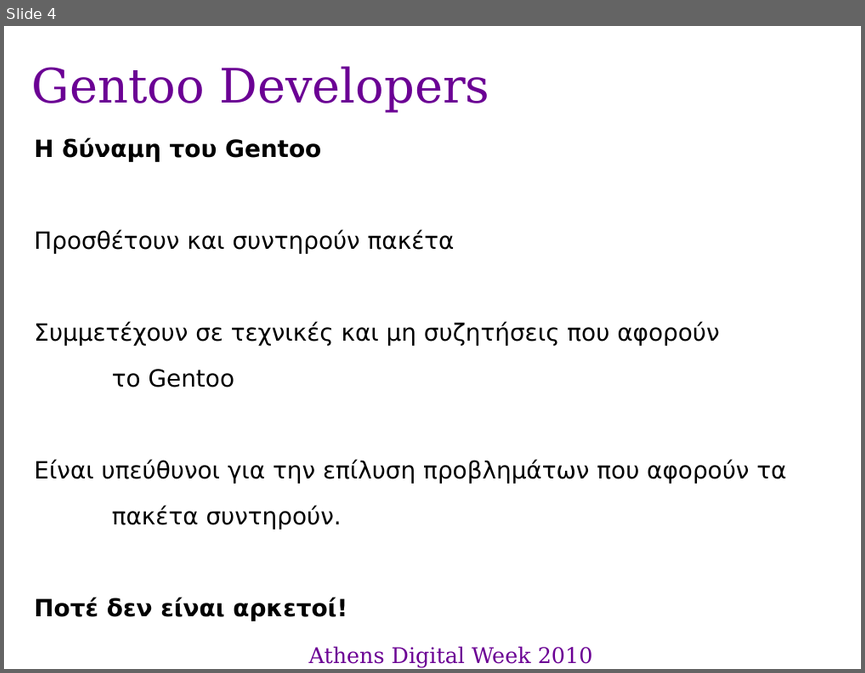
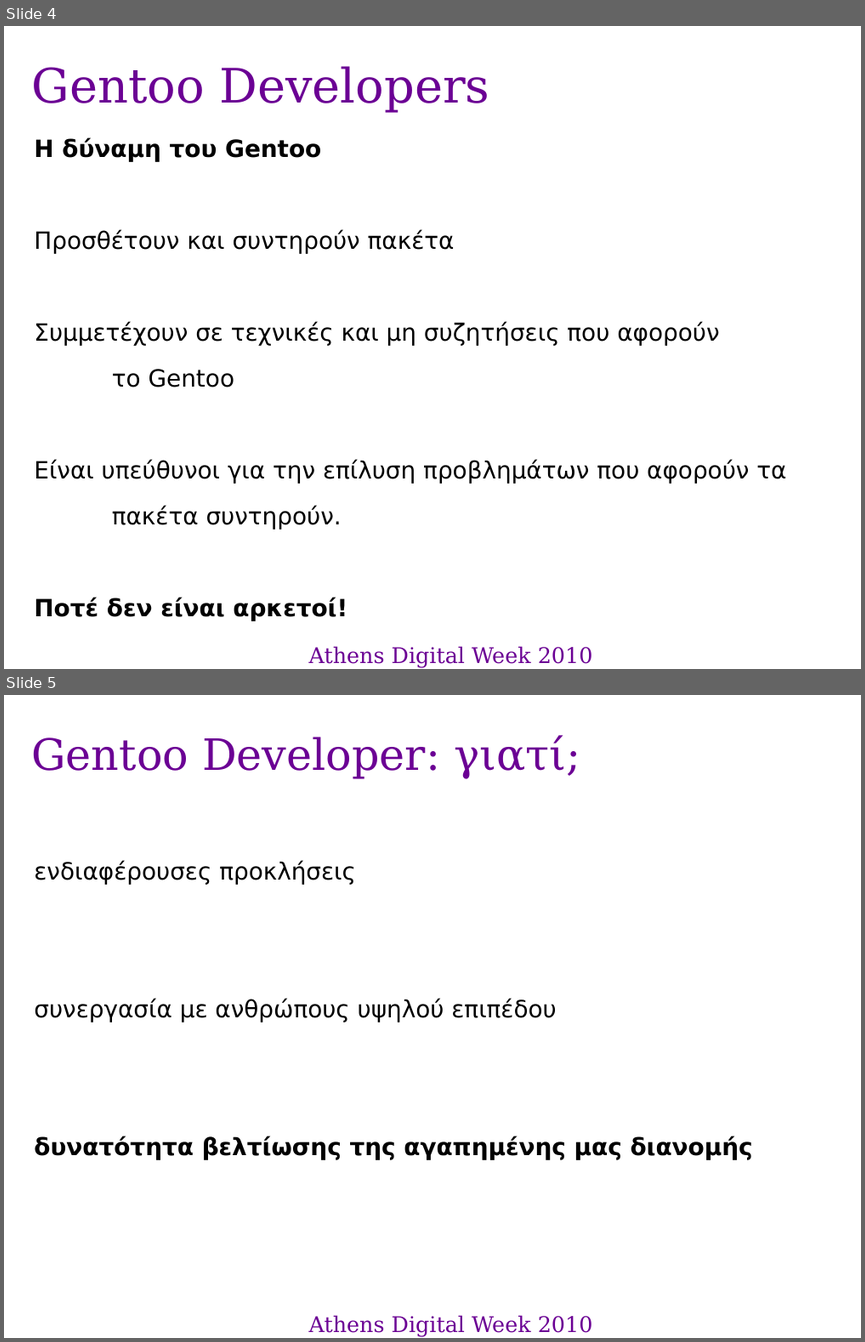
Before and after one commit to gentoo-el/presentations, a slide deck: adw_2010.odp. Shown one above the other, each under a label of ours: slide 4 before the commit, slides 4 and 5 after it. The pictures are 865x673 and 865x1342 pixels, drawn with LibreOffice and Linux fonts; fonts in the diff are those of the drawing; background and template pictures are left out. Boxes give left, top, right and bottom in pixels: in the first picture for what was removed or moved away, otherwise in the second. Text is boxed around its words. In the diff, an @@ line names an element or a change of style, - is before the commit and + after.

```diff
--- a/adw_2010.odp
+++ b/adw_2010.odp
@@ slide 5 added at bbox=[4, 695, 861, 1338], background picture (left out) @@
@@ title added at bbox=[31, 735, 581, 779], 40 pt, text #6B0094 @@
+Gentoo Developer: γιατί;
@@ text added at bbox=[34, 861, 753, 1160], 22 pt, text #000000 @@
+ενδιαφέρουσες προκλήσεις
+συνεργασία με ανθρώπους υψηλού επιπέδου
+δυνατότητα βελτίωσης της αγαπημένης μας διανομής
@@ title added at bbox=[309, 1315, 593, 1337], 20 pt, text #6B0094 @@
+Athens Digital Week 2010
```
Also in this commit, not shown: 2 slides changed, 1 slide removed.
